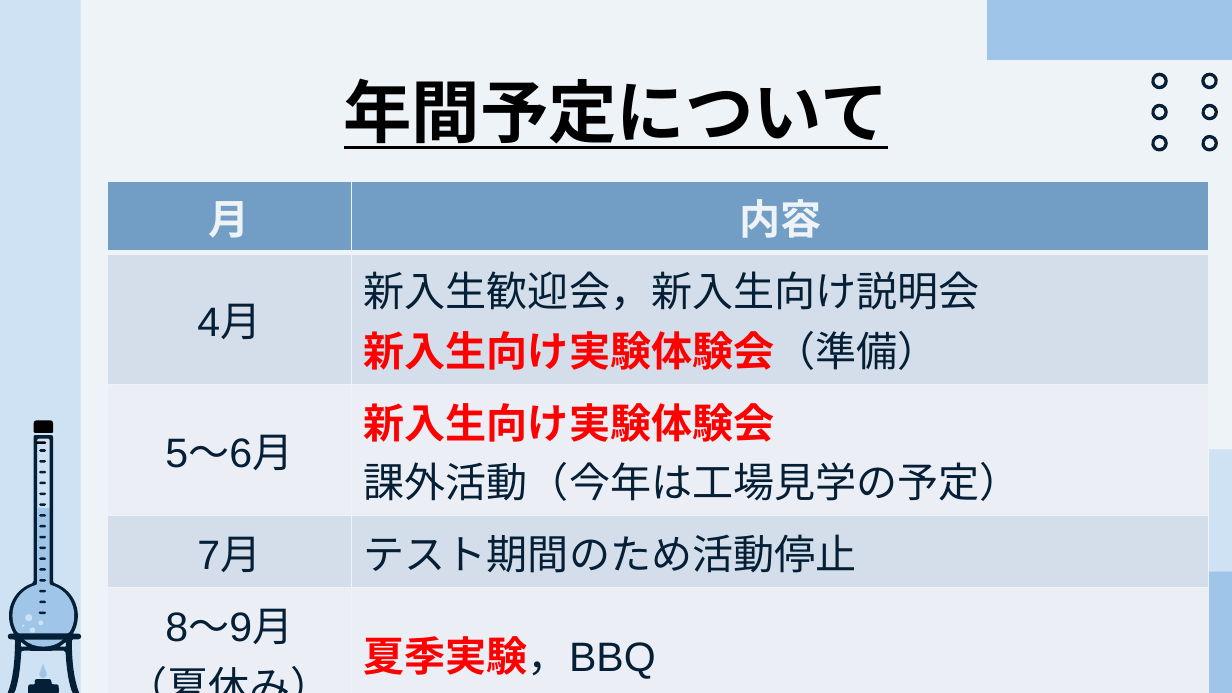
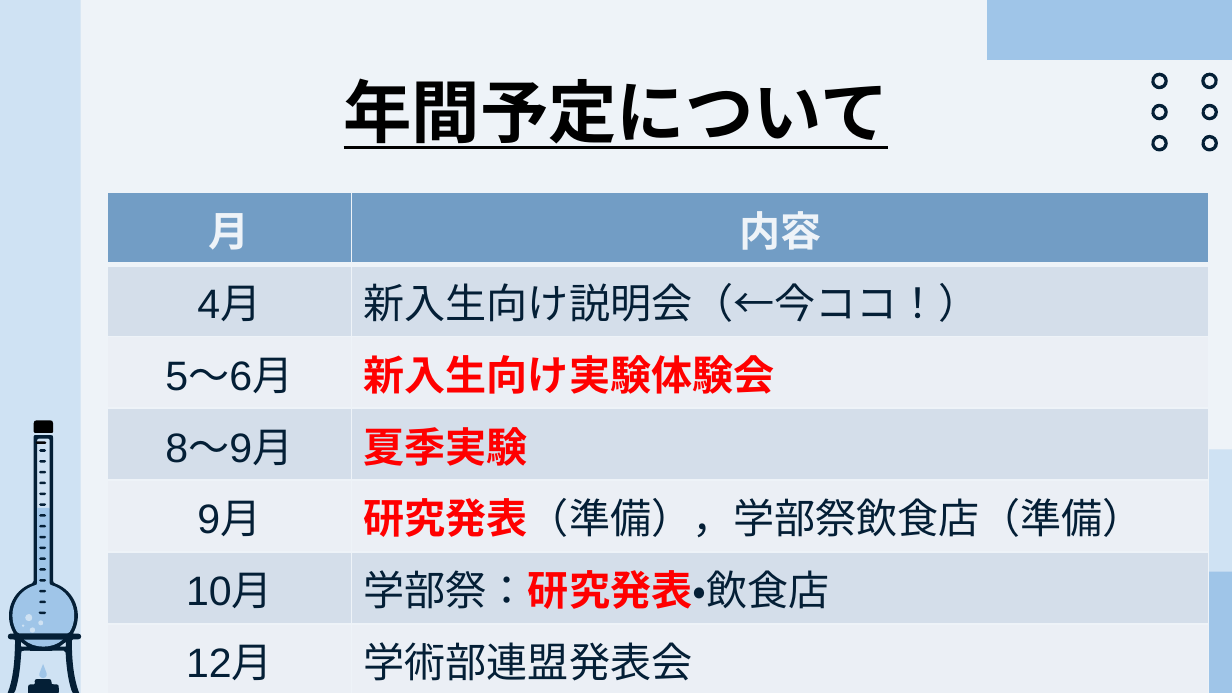
Before and after one commit to CL-ken/CL-ken.github.io, a slide deck: slide 3 of 2025/25_サークル説明.pptx. Drawn at 1232x693 pixels with LibreOffice and Linux fonts; fonts in the diff are those of the drawing. Boxes give left, top, right and bottom in pixels: in the first picture for what was removed or moved away, otherwise in the second. Text is boxed around its words. In the diff, an @@ line names an element or a change of style, - is before the commit and + after.

Commit message:
pptx upd

```diff
--- a/2025/25_サークル説明.pptx
+++ b/2025/25_サークル説明.pptx
@@ table at (x1=107, y1=192, x2=1209, y2=685) @@
-row 2: 4月 | 新入生歓迎会，新入生向け説明会 / 新入生向け実験体験会（準備）
-row 3: 5～6月 | 新入生向け実験体験会 / 課外活動（今年は工場見学の予定）
-row 4: 7月 | テスト期間のため活動停止
-row 5: 8～9月 / （夏休み） | 夏季実験，BBQ
+row 2: 4月 | 新入生向け説明会（←今ココ！）
+row 3: 5～6月 | 新入生向け実験体験会
+row 4: 8～9月 | 夏季実験
+row 5: 9月 | 研究発表（準備），学部祭飲食店（準備）
+row 6: 10月 | 学部祭：研究発表・飲食店
+row 7: 12月 | 学術部連盟発表会
@@ table resized from (x1=107, y1=181, x2=1209, y2=683) to (x1=107, y1=192, x2=1209, y2=685) @@
```
Also in this commit, not shown: 5 other slides changed.
